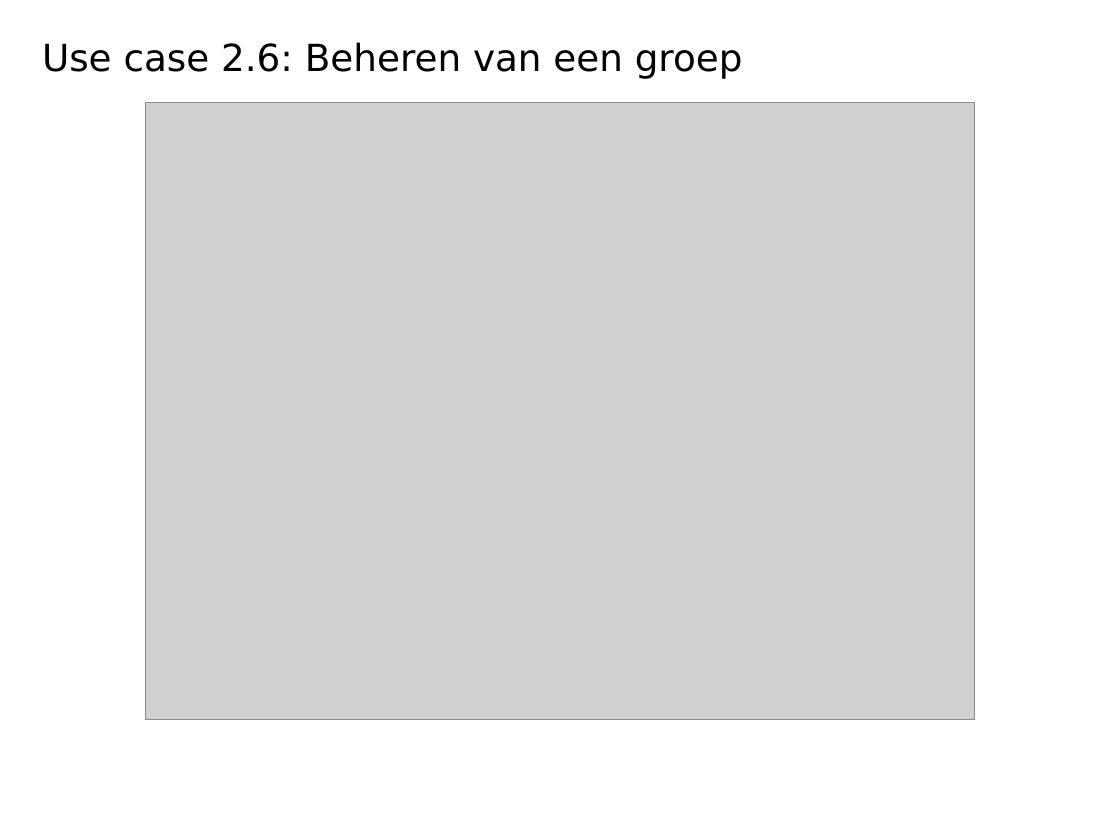
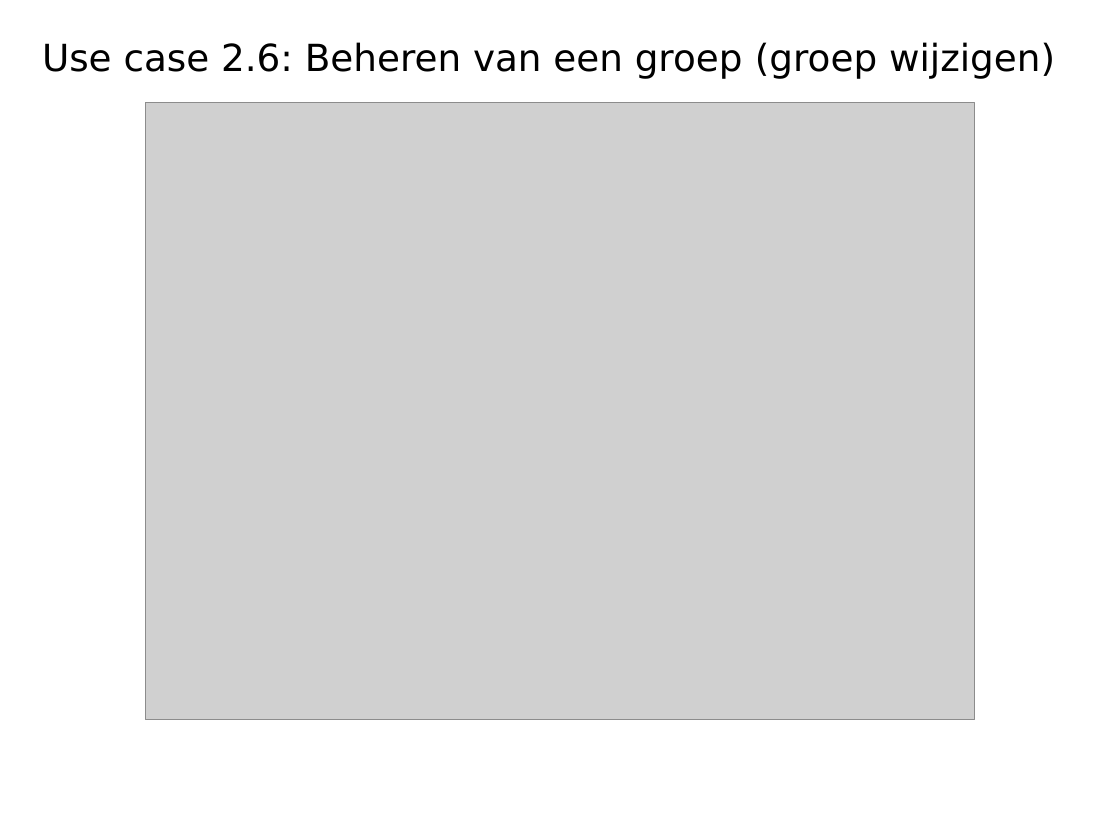
Before and after one commit to fabioPuissant/SoftEngProject2021-Groep10, a slide deck: slide 11 of projectVMS/VMS_pitch_presentation.pptx. Drawn at 1120x840 pixels with LibreOffice and Linux fonts; fonts in the diff are those of the drawing; grey boxes stand for pictures; background and template pictures are left out. Boxes give left, top, right and bottom in pixels: in the first picture for what was removed or moved away, otherwise in the second. Text is boxed around its words. In the diff, an @@ line names an element or a change of style, - is before the commit and + after.

Commit message:
edit slides and doc

```diff
--- a/projectVMS/VMS_pitch_presentation.pptx
+++ b/projectVMS/VMS_pitch_presentation.pptx
@@ title at (42,42,1055,79): text changed @@
-Use case 2.6: Beheren van een groep
+Use case 2.6: Beheren van een groep (groep wijzigen)
```
Also in this commit, not shown: 4 other slides changed, 2 other files.
